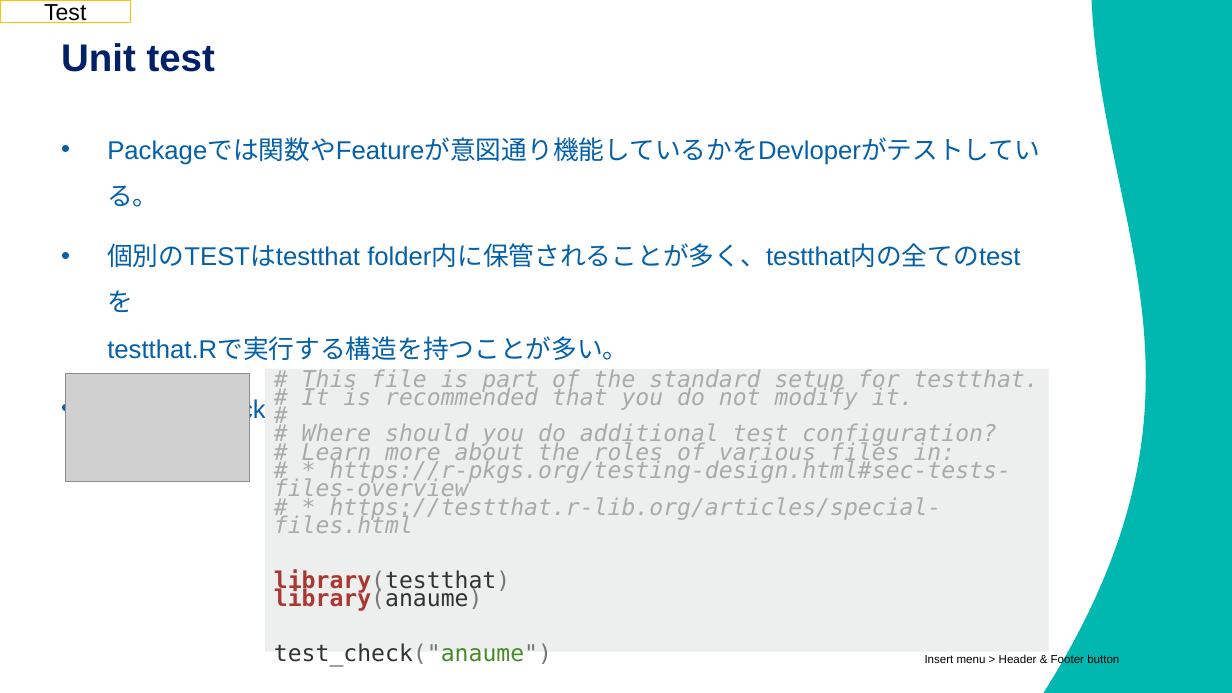
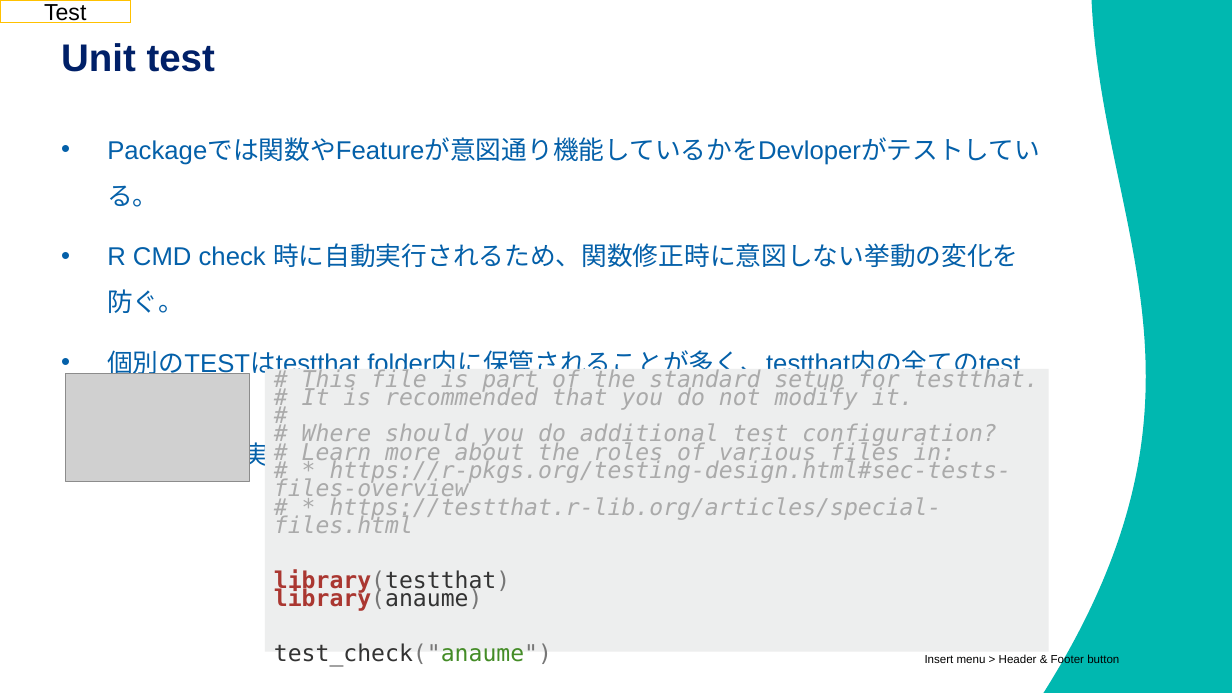
Before and after one commit to R-with-Pharma-Labo/Meetup_1, a slide deck: slide 32 of Materials/1640-1700_Goto/08Apr2026_R_with_Pharma_Lab.pptx (slide 31 before the commit). Drawn at 1232x693 pixels with LibreOffice and Linux fonts; fonts in the diff are those of the drawing; grey boxes stand for pictures; background and template pictures are left out. Boxes give left, top, right and bottom in pixels: in the first picture for what was removed or moved away, otherwise in the second. Text is boxed around its words. In the diff, an @@ line names an element or a change of style, - is before the commit and + after.

```diff
--- a/Materials/1640-1700_Goto/08Apr2026_R_with_Pharma_Lab.pptx
+++ b/Materials/1640-1700_Goto/08Apr2026_R_with_Pharma_Lab.pptx
@@ text at [107,243,1019,313]: paragraph added @@
+• R CMD check 時に自動実行されるため、関数修正時に意図しない挙動の変化を防ぐ。
@@ text at [199,392,1019,425]: paragraph removed @@
-• R CMD check 時に自動実行されるため、関数修正時に意図しない挙動の変化を防ぐ。
```
Also in this commit, not shown: 4 other slides changed.
